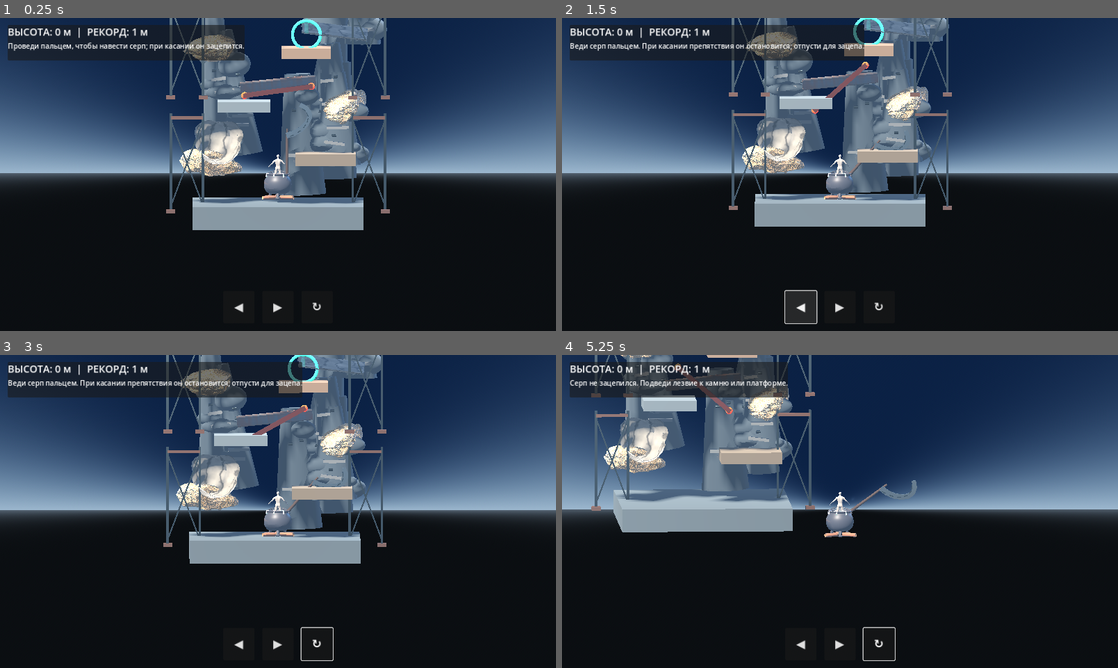
Above: before the commit, frames 1-4 (two rows, left to right).
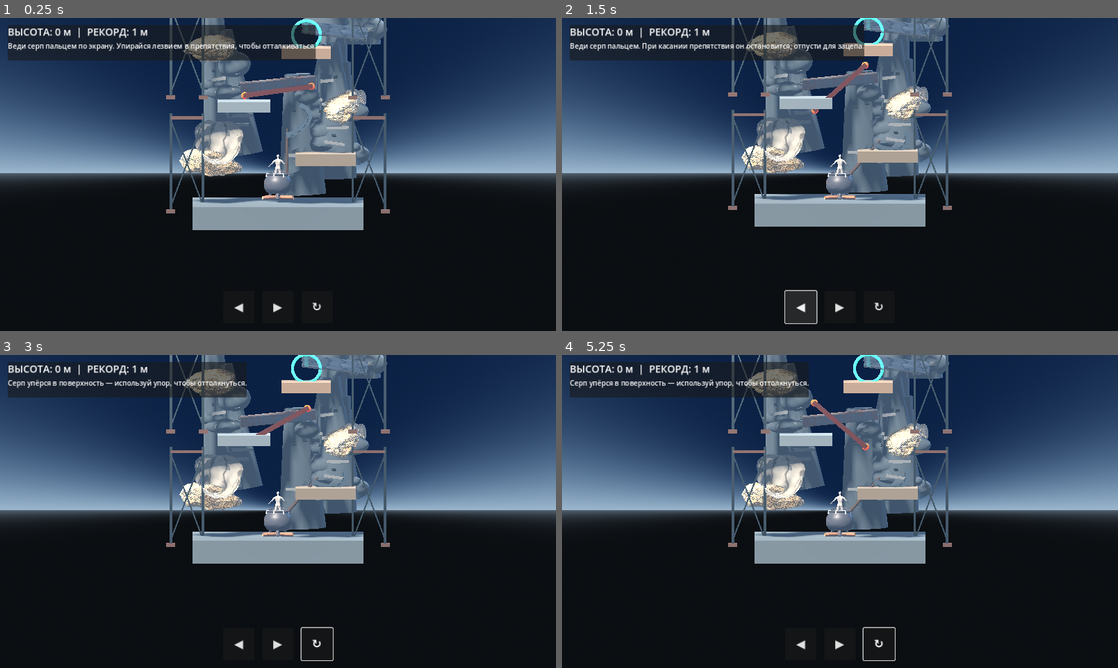
Above: after the commit, the same moments.

Repository: uchihabaha05-del/CLIMB-MASTER
Game: Godot game, scene res://scenes/main.tscn
The game is run twice, just before and just after one commit, with the same random seed, the same clock (stepped at 60 frames per second) and the same inputs.
Inputs (mouse positions are in pixels of both pictures, inside the frame that each line leads up to):
- Up to frame 1 (0.25 s): no input
- Up to frame 2 (1.5 s): click "↻" at 0.5 s; click "◀" at 1.25 s
- Up to frame 3 (3 s): click "▶" at 2 s; move the mouse to (400, 495) at 2.77 s; hold Right (ui_right) from 2.78 s (still down); click (400, 495) at 2.92 s
- Up to frame 4 (5.25 s): release Right (ui_right) at 3.5 s; drag from (728, 527) to (812, 574) at 3.52 s; move the mouse to (895, 442) at 4.27 s; hold Right (ui_right) 4.28-5 s; click (895, 442) at 4.42 s; drag from (812, 574) to (673, 464) at 5.02 s

The runs differ from the first frame. In frame 1, 1.9% of the frame differs, in the area x 1-57%, y 2-14%; in frame 2, 0.9%; in frame 3, 7.5%; in frame 4, 26%, in the area x 0-100%, y 0-67%.
Error after the commit: Invalid call. Nonexistent function 'set_mobile_input' in base 'CharacterBody3D (player.gd)'. (res://scripts/main.gd:474)

Commit message:
Match original one-finger climbing tool controls

Diff:
--- a/scripts/player.gd
+++ b/scripts/player.gd
@@ -12,7 +12,6 @@
 const PUMP_ACCEL := 13.0
 const PLAY_PLANE_Z := 0.0
 
-var mobile := {"left": false, "right": false}
 var hammer_pivot: Node3D
 var hammer_head: Node3D
 var scythe_contact_valid := false
@@ -22,15 +21,10 @@
 var aim_angle := -0.72
 var aim_elevation := 0.0
 var dragging := false
-var release_tap := false
-var anchored := false
-var anchor_point := Vector3.ZERO
-var rope_length := 0.0
-var previous_hook_vector := Vector3.ZERO
-var hook_cooldown := 0.0
+var pointer_position := Vector2.ZERO
 var imported_skeleton: Skeleton3D
 var posed_bones: Array[int] = []
-var hook_feedback := "Проведи пальцем, чтобы навести серп; при касании он зацепится."
+var hook_feedback := "Веди серп пальцем по экрану. Упирайся лезвием в препятствия, чтобы отталкиваться."
 
 func _ready() -> void:
     global_position.z = PLAY_PLANE_Z
@@ -369,62 +363,62 @@
     scythe_contact_collider = null
     return true
 
-func set_mobile_input(key: String, pressed: bool) -> void:
-    if mobile.has(key):
-        mobile[key] = pressed
-
 func reset_hammer() -> void:
     aim_angle = -0.72
     aim_elevation = 0.0
-    anchored = false
     dragging = false
     scythe_contact_valid = false
     scythe_contact_collider = null
     hammer_pivot.rotation = Vector3.ZERO
-    hook_cooldown = 0.0
     _update_hammer_pose()
 
 func _unhandled_input(event: InputEvent) -> void:
+    # One-finger drag (or left mouse drag on desktop) directly aims the scythe
+    # around the climber. Releasing the finger does not trigger an artificial hook.
     if event is InputEventScreenTouch:
         if event.pressed:
-            if anchored:
-                _release_hook()
-                release_tap = true
-                dragging = false
-            else:
-                dragging = true
+            dragging = true
+            pointer_position = event.position
+            _aim_from_pointer(pointer_position)
         else:
-            if release_tap:
-                release_tap = false
-            elif dragging:
-                _try_hook()
             dragging = false
     elif event is InputEventScreenDrag and dragging:
-        _aim_from_drag(event.relative)
+        pointer_position = event.position
+        _aim_from_pointer(pointer_position)
     elif event is InputEventMouseButton and event.button_index == MOUSE_BUTTON_LEFT:
-        if event.pressed:
-            if anchored:
-                _release_hook()
-                release_tap = true
-                dragging = false
-            else:
-                dragging = true
-        else:
-            if release_tap:
-                release_tap = false
-            elif dragging:
-                _try_hook()
-            dragging = false
+        dragging = event.pressed
+        if dragging:
+            pointer_position = event.position
+            _aim_from_pointer(pointer_position)
     elif event is InputEventMouseMotion and dragging:
-        _aim_from_drag(event.relative)
-
-func _aim_from_drag(relative: Vector2) -> void:
-    # Both screen axes rotate the hammer inside the fixed side-view XY plane.
+        pointer_position = event.position
+        _aim_from_pointer(pointer_position)
+
+func _aim_from_pointer(screen_position: Vector2) -> void:
+    var active_camera := get_viewport().get_camera_3d()
+    if active_camera == null:
+        return
+    var pivot_screen := active_camera.unproject_position(hammer_pivot.global_position)
+    var pointer_vector := screen_position - pivot_screen
+    if pointer_vector.length_squared() < 36.0:
+        return
+
+    # Screen coordinates point down; convert to the game's fixed XY side plane.
+    var proposed_angle := atan2(-pointer_vector.y, pointer_vector.x) - PI * 0.5
+    proposed_angle = clampf(proposed_angle, -PI * 0.96, PI * 0.96)
     var previous_angle := aim_angle
-    var proposed_angle := clampf(aim_angle + (relative.x - relative.y) * 0.009, -PI * 0.92, PI * 0.92)
     if _try_lock_scythe_angle(previous_angle, proposed_angle):
         aim_angle = proposed_angle
-    # If the blade would cross a solid object, keep the last safe angle.
+    else:
+        # The blade cannot pass through a solid surface. The blocked swing
+        # transfers a reaction impulse to the cauldron, like a physical tool.
+        var radius := scythe_contact_point - hammer_pivot.global_position
+        var tangent := Vector3(-radius.y, radius.x, 0.0).normalized()
+        var sweep_sign := signf(wrapf(proposed_angle - previous_angle, -PI, PI))
+        var push_strength := clampf(absf(wrapf(proposed_angle - previous_angle, -PI, PI)) * 18.0, 0.0, 7.5)
+        if tangent.length_squared() > 0.01 and push_strength > 0.0:
+            velocity += -tangent * sweep_sign * push_strength
+        hook_feedback = "Серп упёрся в поверхность — используй упор, чтобы оттолкнуться."
     aim_elevation = 0.0
     _update_hammer_pose()
 
@@ -433,102 +427,20 @@
         hammer_pivot.rotation = Vector3(0.0, 0.0, aim_angle)
 
 func _physics_process(delta: float) -> void:
-    hook_cooldown = maxf(0.0, hook_cooldown - delta)
-
-    var horizontal := Input.get_axis("ui_left", "ui_right")
-    if mobile["left"]:
-        horizontal = -1.0
-    if mobile["right"]:
-        horizontal = 1.0
-
-    var steer := AIR_STEER if not is_on_floor() else MOVE_ACCEL
-    velocity.x = move_toward(velocity.x, horizontal * MAX_HORIZONTAL_SPEED, steer * delta)
-
     if not is_on_floor():
         velocity.y -= GRAVITY * delta
 
-    if anchored:
-        _apply_hook_physics(delta, horizontal)
-
-    # Lock all character movement to the original side-view plane (X/Y).
+    # The player has no independent walk or jump controls: all movement comes
+    # from gravity and physical reactions when the scythe pushes against terrain.
     velocity.z = 0.0
     move_and_slide()
     velocity.z = 0.0
     global_position.z = PLAY_PLANE_Z
 
-    # A hook remains attached to the world point, never to the moving player.
-    if anchored and global_position.distance_to(anchor_point) > SCYTHE_REACH * 2.6:
-        _release_hook()
     for collision_index in range(get_slide_collision_count()):
         var collision := get_slide_collision(collision_index)
         var collider := collision.get_collider()
         if collider is Node and (collider as Node).is_in_group("climb_hazard"):
-            _release_hook()
-            velocity += collision.get_normal() * 5.5 + Vector3.UP * 3.0
-            hook_feedback = "Препятствие сбило тебя! Ищи безопасный момент."
+            velocity += collision.get_normal() * 2.0
+            hook_feedback = "Опасное препятствие! Найди другой упор."
             break
-
-func _apply_hook_physics(delta: float, horizontal: float) -> void:
-    var offset := anchor_point - global_position
-    var distance := offset.length()
-    if distance < 0.001:
-        return
-
-    var direction := offset / distance
-    var stretch := distance - rope_length
-    var radial_speed := velocity.dot(direction)
-    var spring_accel := maxf(0.0, stretch) * HOOK_SPRING - radial_speed * HOOK_DAMPING
-    spring_accel = clampf(spring_accel, 0.0, MAX_HOOK_ACCEL)
-    velocity += direction * spring_accel * delta
-
-    # Tangential input pumps the swing instead of applying a generic jump.
-    var tangent := Vector3(-direction.y, direction.x, 0.0).normalized()
-    if mobile["left"]:
-        velocity += tangent * PUMP_ACCEL * delta
-    elif mobile["right"]:
-        velocity -= tangent * PUMP_ACCEL * delta
-
-func _try_hook() -> void:
-    if hook_cooldown > 0.0:
-        return
-    _update_hammer_pose()
-
-    # Check the entire current blade before falling back to a single ray.
-    var hit: Dictionary = {}
-    if not scythe_contact_valid:
-        var current_contact := _query_scythe_collision(aim_angle)
-        if not current_contact.is_empty():
-            scythe_contact_valid = true
-            scythe_contact_point = current_contact.get("position", hammer_head.global_position)
-            scythe_contact_point.z = PLAY_PLANE_Z
-            scythe_contact_collider = current_contact.get("collider")
-    # If the blade touched a solid object while aiming, hook that exact contact.
-    if scythe_contact_valid:
-        hit = {"position": scythe_contact_point, "collider": scythe_contact_collider}
-    else:
-        var origin := hammer_pivot.global_position
-        var direction := (hammer_pivot.global_transform.basis * Vector3.UP).normalized()
-        var space := get_world_3d().direct_space_state
-        var query := PhysicsRayQueryParameters3D.create(origin, origin + direction * SCYTHE_REACH)
-        query.exclude = [get_rid()]
-        query.collide_with_areas = false
-        hit = space.intersect_ray(query)
-
-    if not hit.is_empty():
-        anchor_point = hit.get("position", hammer_head.global_position)
-        anchor_point.z = PLAY_PLANE_Z
-        var actual_distance := global_position.distance_to(anchor_point)
-        rope_length = maxf(1.0, actual_distance - 0.55)
-        anchored = true
-        hook_cooldown = 0.22
-        hook_feedback = "Серп зацепился! Нажми, чтобы отпустить."
-    else:
-        anchored = false
-        hook_feedback = "Серп не зацепился. Подведи лезвие к камню или платформе."
-
-func _release_hook() -> void:
-    anchored = false
-    hook_cooldown = 0.12
-    scythe_contact_valid = false
-    scythe_contact_collider = null
-    hook_feedback = "Серп отпущен. Наведи лезвие и отпусти палец для нового зацепа."
